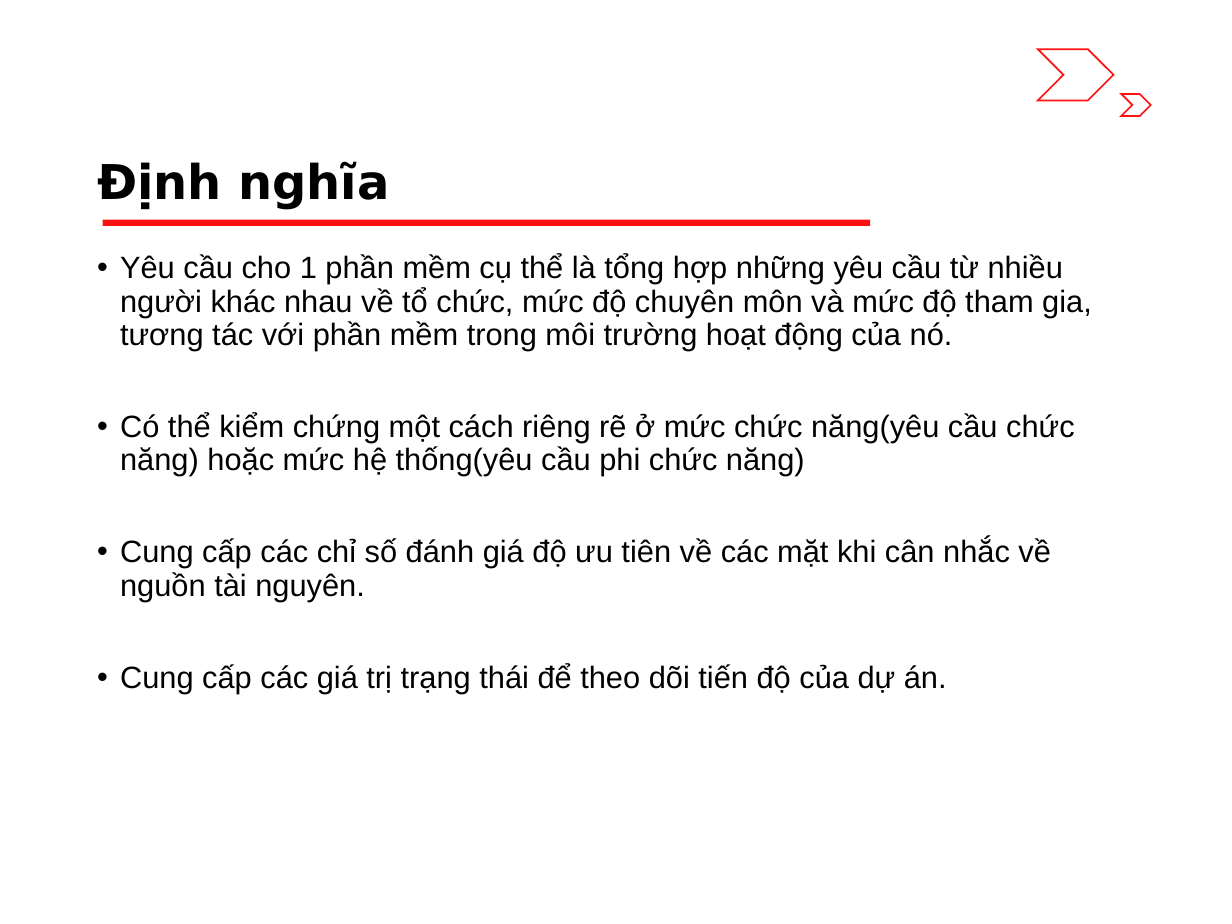
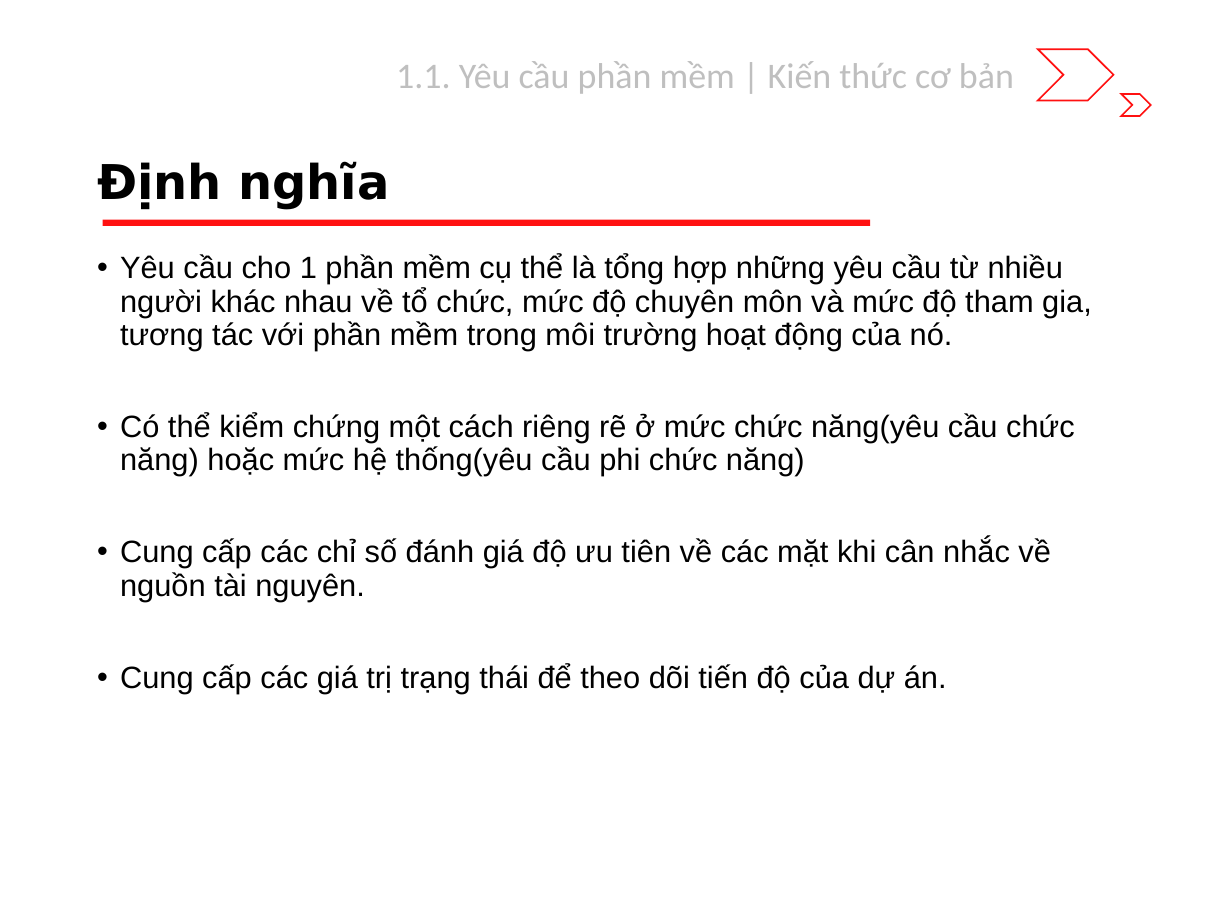
Before and after one commit to riverspart/uet-adv-sw-engineering, a slide deck: slide 5 of slide/dev/chapter_1/slide.pptx (slide 4 before the commit). Drawn at 1232x924 pixels with LibreOffice and Linux fonts; fonts in the diff are those of the drawing. Boxes give left, top, right and bottom in pixels: in the first picture for what was removed or moved away, otherwise in the second. Text is boxed around its words. In the diff, an @@ line names an element or a change of style, - is before the commit and + after.

```diff
--- a/slide/dev/chapter_1/slide.pptx
+++ b/slide/dev/chapter_1/slide.pptx
@@ text added at (x1=396, y1=61, x2=1014, y2=94), 21 pt, text #BFBFBF @@
+1.1. Yêu cầu phần mềm | Kiến thức cơ bản
```
Also in this commit, not shown: 2 other slides changed, 1 slide added.
